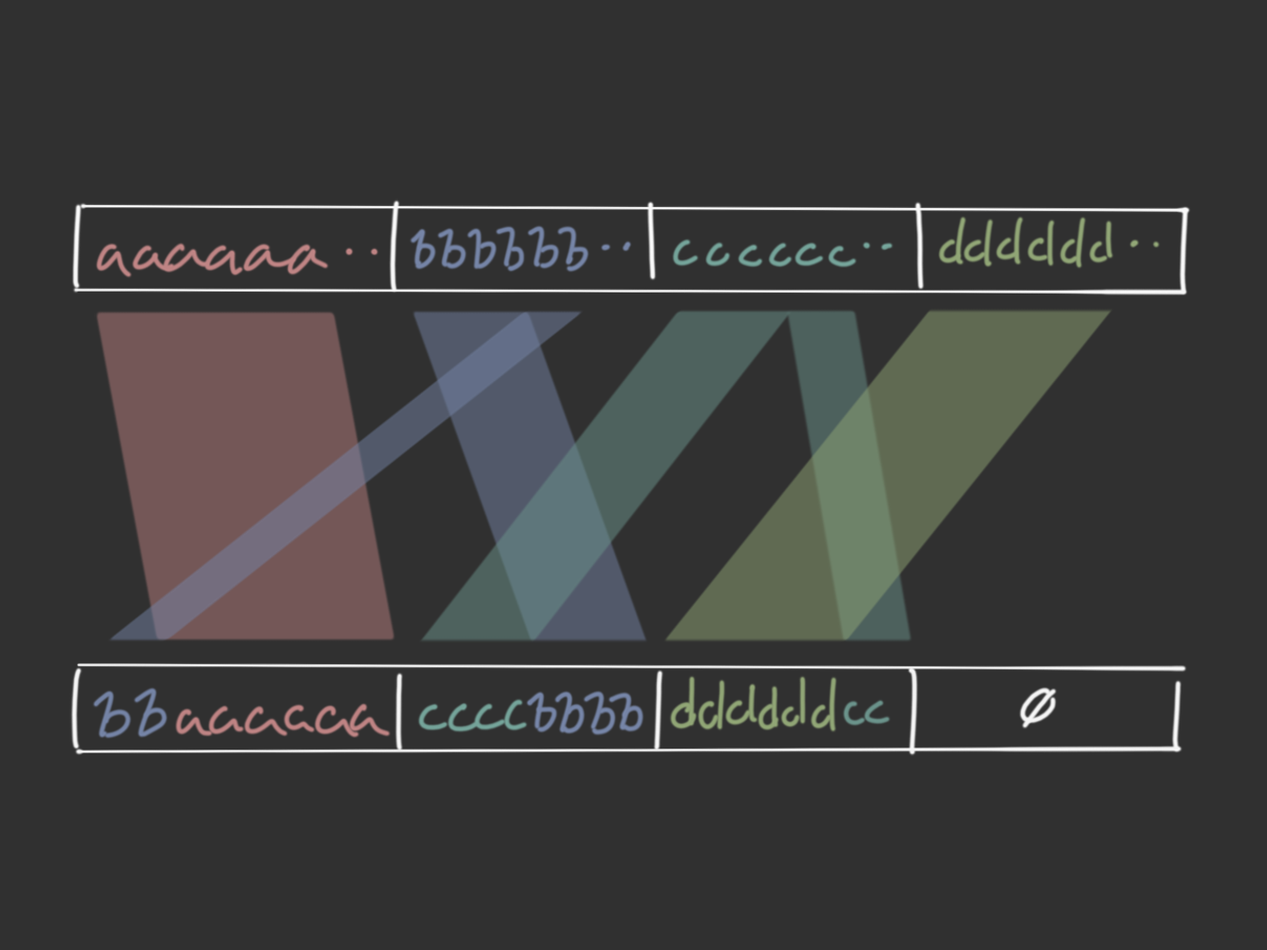
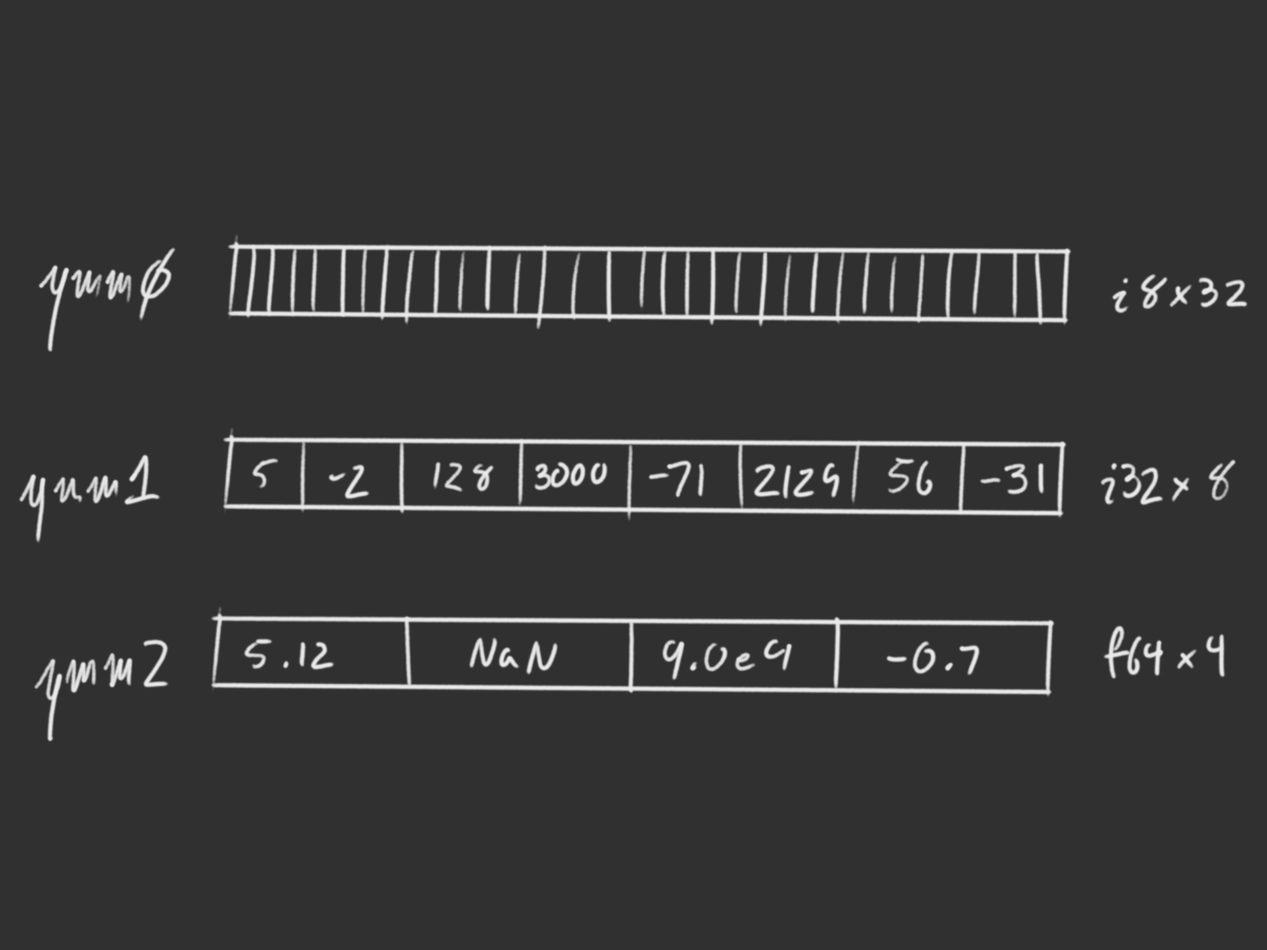
Comparing the layer stacks of the two (1267, 950) images. Changes:
hid group "Group 13" (17 layers) over (18, 198, 1249, 757)
hid "Paint Layer 12" over (615, 285, 1163, 650)
hid "Paint Layer 11" over (737, 285, 920, 650)
hid "Paint Layer 10" over (372, 285, 799, 711)
hid "Paint Layer 9" over (68, 285, 616, 651)
hid "Paint Layer 8" over (372, 285, 677, 711)
hid "Paint Layer 7" over (68, 285, 434, 650)
hid "Paint Layer 6" over (63, 198, 1220, 757)
showed "Paint Layer 2" over (18, 198, 1249, 757)
